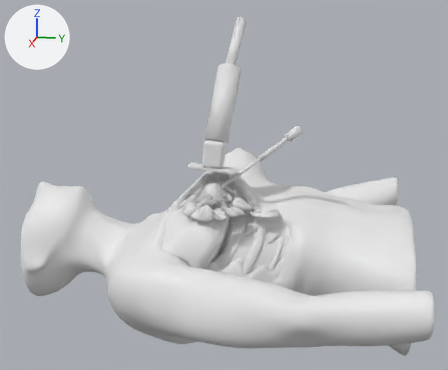
One commit to the glTF model model/breast_scene.glb: the scene before it, then after it.
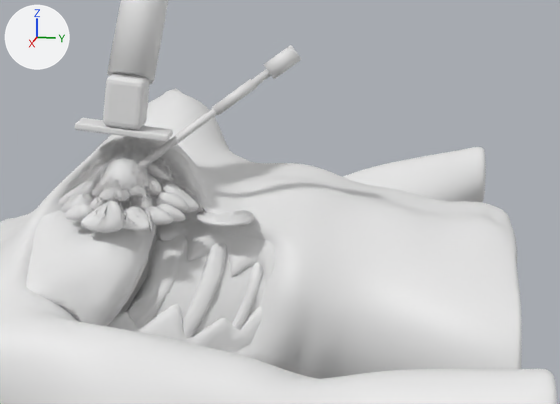
There are two pictures of each version: one whole from a 50 mm camera at (0.711, 0.155, 0.249) aimed at (0.0, 0.013, 0.071), one close up on the part from 33% to 97% of the width and 28% to 83% of the height. Arrows for +X, +Y and +Z are at upper left; the lights stay in place. The older version's two pictures come first. Where no turn or scale is listed for an object, it has been applied to the vertices. Vertices at exactly the same position are counted once.

The first close-up shows 'body__body', 'dressing__pad', 'dressing__strip', 'duct__ducts', 'gland__glands', 'lesion__lump', 'muscle__muscles', 'needle__guide', 'needle__hub', 'needle__shaft', 'probe__body', 'probe__footprint', 'probe__handle'.
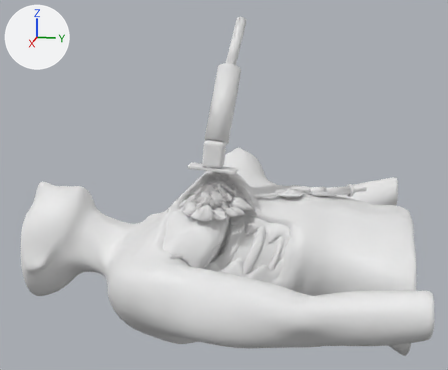
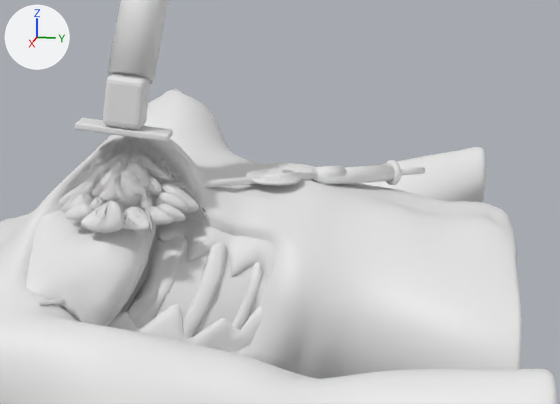
Where the newer file only moved an object's origin or applied its transform, the numbers keep the older frame.

Changed parts and their boxes [x1, y1, x2, y2] in the close-ups (560 x 404 px):
'needle__shaft', reshaped
    before: [106, 69, 271, 189]
    after: [144, 172, 317, 192]
'lesion__lump', moved
    before: [104, 158, 143, 197]
    after: [104, 171, 140, 210]
'dressing__pad', moved
    before: [197, 210, 254, 227]
    after: [246, 169, 301, 185]
'needle__hub', moved, turned
    before: [264, 45, 301, 79]
    after: [312, 165, 346, 183]
'syringe__barrel', moved, turned (not visible before)
    after: [321, 165, 395, 185]
'needle__guide', moved, turned
    before: [213, 79, 257, 115]
    after: [260, 172, 303, 185]
'dressing__strip', moved
    before: [215, 211, 235, 223]
    after: [264, 169, 283, 182]
'syringe__finger', moved (not visible before)
    after: [385, 160, 401, 185]
'syringe__plunger', moved (not visible before)
    after: [401, 167, 425, 175]

Edits to the bpy script that builds the scene:
```text
Change me_cylinder:
    used by ob_needle__shaft; location = (0.0664, 0.0498, 0.1066)
    remove me_cylinder.from_pydata(...)  # 48 vertices, 92 faces; spans x -0.013..0.013, y -0.0441..0.0441, z -0.0344..0.0344
    add me_cylinder.from_pydata(...)  # 48 vertices, 92 faces; spans x -0.0607..0.0144, y -0.0412..0.0684, z -0.0386..-0.0307
    me_cylinder part 1: the whole mesh is multiplied about its middle by the matrix ((0.933, -0.293, -0.4), (0.347, 0.885, 0.6), (0.153, -0.602, 0.784)), then moved by (-0.0231, 0.0136, -0.0346)
Change me_cube_003:
    used by ob_dressing__strip; location = (0.0, 0.0, 0.0)
    remove me_cube_003.from_pydata(...)  # 96 vertices, 188 faces; spans x 0.0459..0.0763, y 0.0663..0.0751, z 0.057..0.0586
    add me_cube_003.from_pydata(...)  # 96 vertices, 188 faces; spans x 0.0079..0.0383, y 0.0893..0.0981, z 0.0715..0.0731
    me_cube_003 part 2: the whole mesh is moved by (-0.038, 0.023, 0.0145)
Change ob_lesion__lump:
    ob_lesion__lump.location: (0.0751, 0.0157, 0.0805) -> (0.0751, 0.0157, 0.0735)
Change ob_needle__guide:
    ob_needle__guide.location: (0.0601, 0.0746, 0.1255) -> (0.0203, 0.0979, 0.0708)
    ob_needle__guide.rotation_euler: (2.208, 0.0, 0.249) -> (1.543, 0.0, 0.588)  # degrees (127, 0, 14) -> degrees (88, 0, 34)
Change ob_needle__hub:
    ob_needle__hub.location: (0.0537, 0.0995, 0.1445) -> (0.0025, 0.1245, 0.0699)
    ob_needle__hub.rotation_euler: (0.934, 0.0, -2.892) -> (1.599, 0.0, -2.554)  # degrees (54, 0, -166) -> degrees (92, 0, -146)
Change ob_dressing__pad:
    ob_dressing__pad.location: (0.0611, 0.0707, 0.0575) -> (0.0231, 0.0937, 0.072)
Change ob_syringe__barrel:
    ob_syringe__barrel.location: (0.0487, 0.1195, 0.0331) -> (-0.0074, 0.1394, 0.0678)
    ob_syringe__barrel.rotation_euler: (-1.154, -3.142, 0.249) -> (1.609, 0.0, -2.554)  # degrees (-66, -180, 14) -> degrees (92, 0, -146)
Change ob_syringe__plunger:
    ob_syringe__plunger.location: (0.0403, 0.1522, 0.0182) -> (-0.0279, 0.1702, 0.0664)
Change ob_syringe__finger:
    ob_syringe__finger.location: (0.0427, 0.1429, 0.0224) -> (-0.0221, 0.1615, 0.0668)
```
